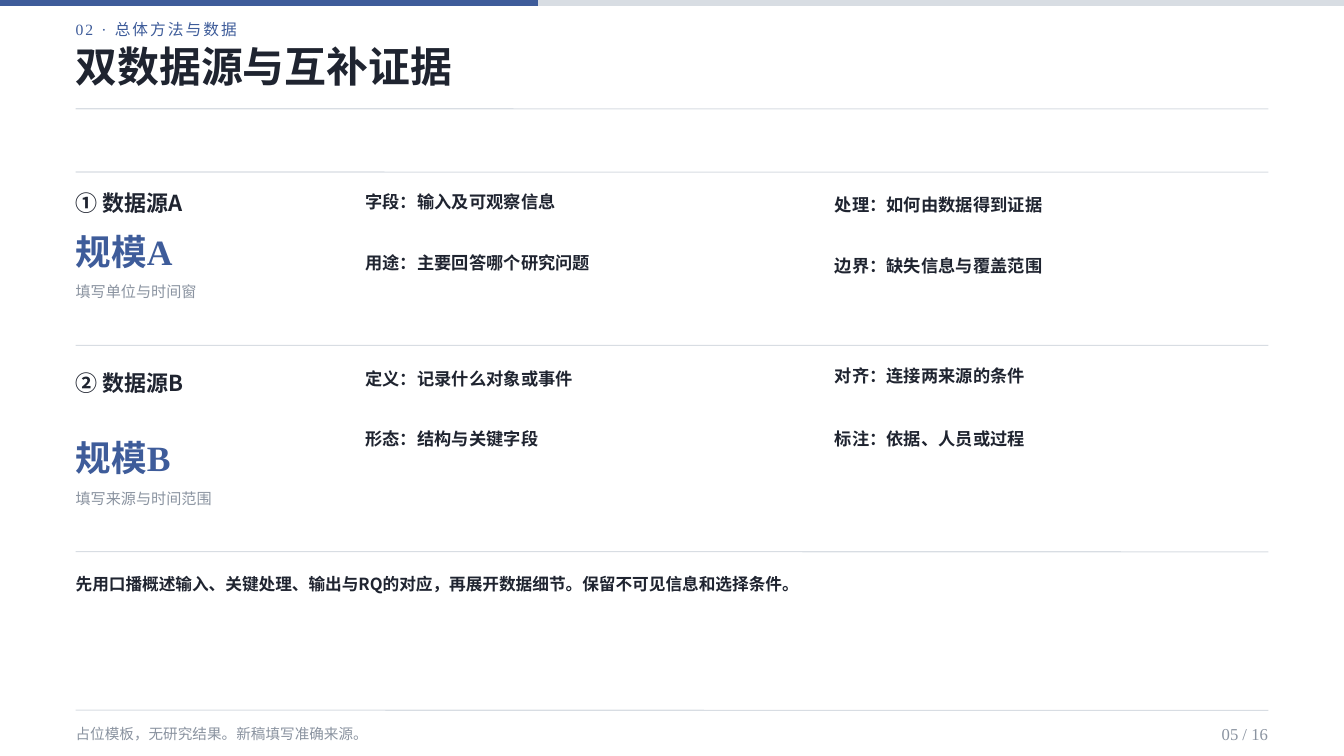
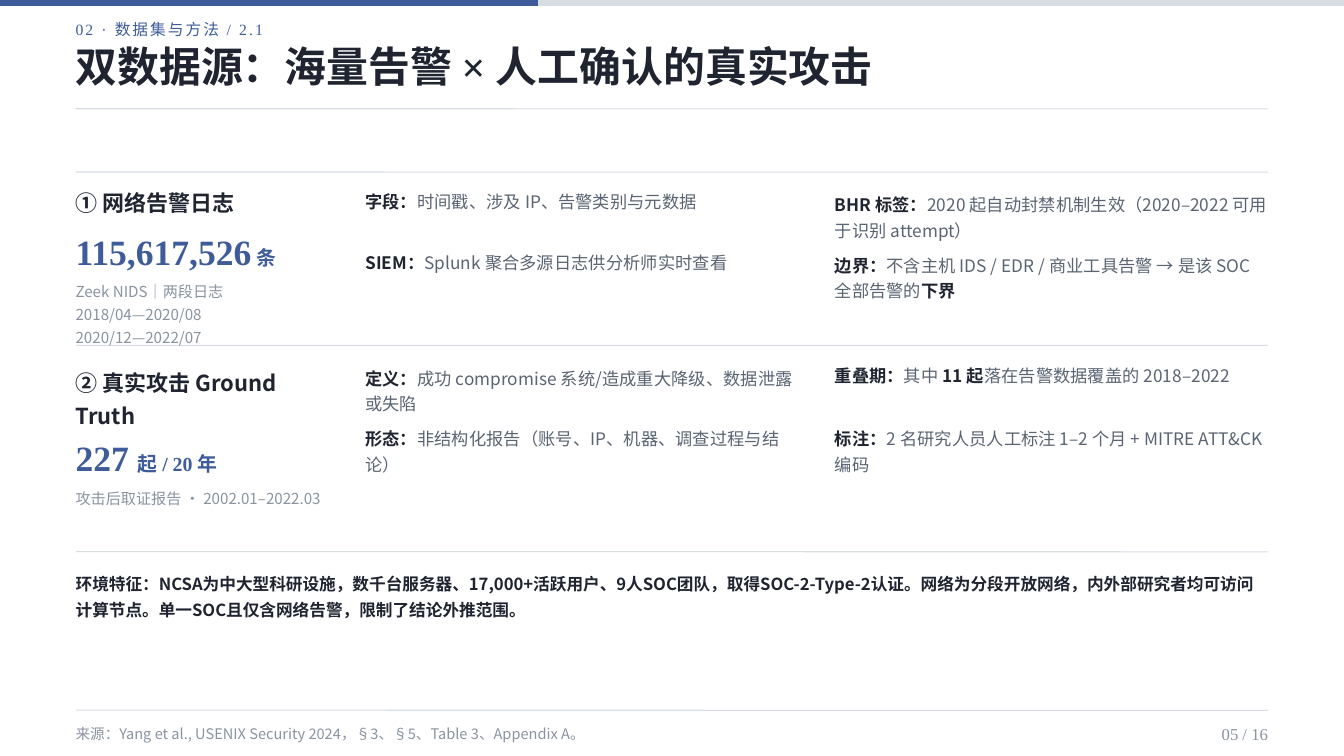
Before and after one commit to 01Elaine/research-ppt-skills, a slide deck: slide 5 of skills/artifact-template-soc-ppt/assets/reference.pptx. Drawn at 1344x756 pixels with LibreOffice and Linux fonts; fonts in the diff are those of the drawing. Boxes give left, top, right and bottom in pixels: in the first picture for what was removed or moved away, otherwise in the second. Text is boxed around its words. In the diff, an @@ line names an element or a change of style, - is before the commit and + after.

```diff
--- a/skills/artifact-template-soc-ppt/assets/reference.pptx
+++ b/skills/artifact-template-soc-ppt/assets/reference.pptx
@@ text at [76, 22, 263, 37]: text changed @@
-02 · 总体方法与数据
+02 · 数据集与方法 / 2.1
@@ text at [76, 46, 873, 86]: text changed @@
-双数据源与互补证据
+双数据源：海量告警 × 人工确认的真实攻击
@@ text at [76, 192, 235, 213]: text changed @@
-① 数据源A
+① 网络告警日志
@@ text at [365, 193, 697, 210]: text changed; text colour #1F2430 to #5A6472; bold off @@
-字段：输入及可观察信息
+字段：时间戳、涉及 IP、告警类别与元数据
@@ text at [835, 196, 1268, 241]: text changed; text colour #1F2430 to #5A6472; bold off @@
-处理：如何由数据得到证据
+BHR 标签：2020 起自动封禁机制生效（2020–2022 可用于识别 attempt）
@@ text at [76, 241, 277, 271]: text changed @@
-规模A
+115,617,526 条
@@ text at [365, 254, 727, 273]: text changed; text colour #1F2430 to #5A6472; bold off @@
-用途：主要回答哪个研究问题
+SIEM：Splunk 聚合多源日志供分析师实时查看
@@ text at [835, 257, 1251, 299]: text changed; text colour #1F2430 to #5A6472; bold off @@
-边界：缺失信息与覆盖范围
+边界：不含主机 IDS / EDR / 商业工具告警 → 是该 SOC 全部告警的下界
@@ text at [76, 284, 223, 346]: text changed @@
-填写单位与时间窗
+Zeek NIDS｜两段日志
+2018/04—2020/08
+2020/12—2022/07
@@ text at [76, 372, 277, 425]: text changed @@
-② 数据源B
+② 真实攻击 Ground Truth
@@ text at [365, 370, 793, 412]: text changed; text colour #1F2430 to #5A6472; bold off @@
-定义：记录什么对象或事件
+定义：成功 compromise 系统/造成重大降级、数据泄露或失陷
@@ text at [835, 367, 1230, 384]: text changed; text colour #1F2430 to #5A6472; bold off @@
-对齐：连接两来源的条件
+重叠期：其中 11 起落在告警数据覆盖的 2018–2022
@@ text at [76, 447, 218, 473]: text changed; size 25.4 to 14.2 pt @@
-规模B
+227 起 / 20 年
@@ text at [365, 430, 779, 473]: text changed; text colour #1F2430 to #5A6472; bold off @@
-形态：结构与关键字段
+形态：非结构化报告（账号、IP、机器、调查过程与结论）
@@ text at [835, 430, 1263, 473]: text changed; text colour #1F2430 to #5A6472; bold off @@
-标注：依据、人员或过程
+标注：2 名研究人员人工标注 1–2 个月 + MITRE ATT&CK 编码
@@ text at [76, 491, 320, 505]: text changed @@
-填写来源与时间范围
+攻击后取证报告 · 2002.01–2022.03
@@ text at [76, 575, 1254, 618]: text changed @@
-先用口播概述输入、关键处理、输出与RQ的对应，再展开数据细节。保留不可见信息和选择条件。
+环境特征：NCSA为中大型科研设施，数千台服务器、17,000+活跃用户、9人SOC团队，取得SOC-2-Type-2认证。网络为分段开放网络，内外部研究者均可访问计算节点。单一SOC且仅含网络告警，限制了结论外推范围。
@@ text at [76, 727, 585, 743]: text changed @@
-占位模板，无研究结果。新稿填写准确来源。
+来源：Yang et al., USENIX Security 2024，§3、§5、Table 3、Appendix A。
```
Also in this commit, not shown: 14 other slides changed, 1 slide added, 1 slide removed, 46 other files.
